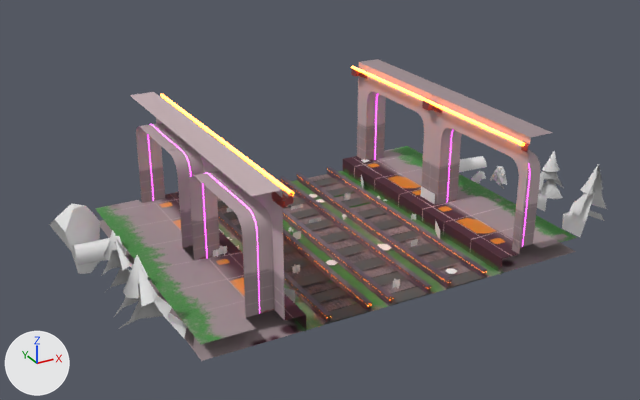
What one commit did to the glTF model public/models/roads/forestRoad.glb.
Camera for both pictures: a 50 mm camera at (-0.529, -0.934, 0.522) aimed at (-0.018, -0.004, 0.057). Lighting does not change. The marker at lower left points along +X, +Y and +Z. Where no turn or scale is listed for an object, it has been applied to the vertices. Vertices at the same position are counted once.
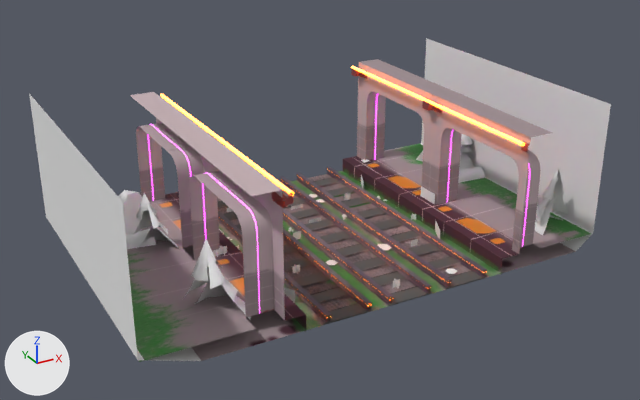
What differs and where, as boxes (x1, y1, x2, y2) in the pictures (640 x 400 px; the box of a moved part takes in the faces that stretch with it):
'Box183', reshaped: before (49, 59, 607, 361); after (118, 59, 591, 362)
'Object', added: after (29, 38, 611, 361)
    faces in mat_material__1093 (its picture is missing): (137, 38, 611, 361)
    faces in mat_material__1094 (its picture is missing): (29, 93, 138, 360)
    faces in mat_material__46 (picture img_image_3): (183, 171, 576, 361)
part 1 of me_box183, moved or reshaped (not visible afterwards): before (496, 172, 505, 185)
part 2 of me_box183, moved or reshaped: before (73, 236, 123, 265); after (126, 229, 156, 249)
part 3 of me_box183, moved or reshaped: before (49, 203, 100, 274); after (118, 190, 144, 234)
part 4 of me_box183, moved or reshaped: before (120, 297, 187, 338); after (195, 279, 251, 320)
part 5 of me_box183, moved or reshaped: before (113, 265, 172, 318); after (182, 249, 238, 301)
part 6 of me_box183, moved or reshaped: before (123, 255, 152, 298); after (192, 239, 222, 281)
part 7 of me_box183, moved or reshaped: before (105, 266, 131, 292); after (143, 226, 178, 247)
part 8 of me_box183, moved or reshaped: before (101, 242, 133, 276); after (133, 204, 168, 235)
part 9 of me_box183, moved or reshaped: before (104, 230, 127, 261); after (136, 193, 157, 220)
part 10 of me_box183, moved or reshaped: before (562, 191, 605, 237); after (534, 196, 563, 235)
part 11 of me_box183, moved or reshaped: before (570, 172, 607, 217); after (536, 177, 568, 222)
part 12 of me_box183, moved or reshaped: before (580, 164, 603, 194); after (541, 169, 565, 199)
part 13 of me_box183, moved or reshaped: before (537, 179, 563, 211); after (459, 152, 474, 170)
part 14 of me_box183, moved or reshaped: before (539, 170, 563, 190); after (460, 144, 473, 153)
part 15 of me_box183, moved or reshaped: before (542, 151, 559, 172); after (461, 134, 473, 145)
part 16 of me_box183, added: after (458, 166, 485, 183)
part 17 of me_box183, deleted: before (459, 156, 487, 172)
part 18 of me_box183, deleted: before (471, 171, 486, 184)
part 19 of me_box183, moved or reshaped: before (95, 146, 577, 361); after (127, 144, 591, 362)

What changed in the scene script:
```text
Change me_box183:
    remove me_box183.from_pydata(...)  # 1813 vertices, 2324 faces; spans x -0.336..0.345, y -0.195..0.195, z -0.026..0.164
    add me_box183.from_pydata(...)  # 1803 vertices, 2318 faces; spans x -0.328..0.295, y -0.195..0.195, z -0.026..0.164
    me_box183 part 1: the loose piece of 8 vertices spanning x 0.272..0.281, y -0.02..-0.004, z 0.016..0.032 is moved by (-0.035, 0.097, 0.0)
    me_box183 part 2: the loose piece of 24 vertices spanning x -0.324..-0.266, y 0.047..0.081, z -0.004..0.027 is moved by (0.042, 0.0, 0.0)
    me_box183 part 3: the loose piece of 14 vertices spanning x -0.336..-0.276, y 0.073..0.154, z -0.026..0.059 is moved by (0.072, 0.01, 0.0)
    me_box183 part 4: the loose piece of 11 vertices spanning x -0.324..-0.256, y -0.167..-0.095, z -0.001..0.057 is moved by (0.076, 0.0, 0.0)
    me_box183 part 5: the loose piece of 14 vertices spanning x -0.331..-0.271, y -0.156..-0.1, z 0.022..0.085 is moved by (0.076, 0.0, 0.0)
    me_box183 part 6: the loose piece of 16 vertices spanning x -0.318..-0.284, y -0.143..-0.112, z 0.052..0.094 is moved by (0.076, 0.0, 0.0)
    me_box183 part 7: the loose piece of 11 vertices spanning x -0.323..-0.265, y -0.065..-0.02, z 0.005..0.047 is moved by (0.065, 0.086, 0.0)
    me_box183 part 8: the loose piece of 12 vertices spanning x -0.318..-0.277, y -0.063..-0.024, z 0.028..0.075 is moved by (0.065, 0.086, 0.0)
    me_box183 part 9: the loose piece of 16 vertices spanning x -0.315..-0.288, y -0.052..-0.031, z 0.055..0.087 is moved by (0.065, 0.086, 0.0)
    me_box183 part 10: the loose piece of 11 vertices spanning x 0.27..0.345, y -0.183..-0.123, z -0.002..0.055 is moved by (-0.057, 0.012, 0.0)
    me_box183 part 11: the loose piece of 11 vertices spanning x 0.277..0.337, y -0.171..-0.132, z 0.02..0.082 is moved by (-0.057, 0.012, 0.0)
    me_box183 part 12: the loose piece of 14 vertices spanning x 0.292..0.327, y -0.169..-0.142, z 0.049..0.092 is moved by (-0.057, 0.012, 0.0)
    me_box183 part 13: the loose piece of 14 vertices spanning x 0.277..0.335, y -0.102..-0.048, z 0.005..0.045 is moved by (-0.04, 0.144, 0.0)
    me_box183 part 14: the loose piece of 15 vertices spanning x 0.284..0.328, y -0.089..-0.055, z 0.026..0.072 is moved by (-0.04, 0.144, 0.0)
    me_box183 part 15: the loose piece of 17 vertices spanning x 0.294..0.32, y -0.09..-0.067, z 0.053..0.085 is moved by (-0.04, 0.144, 0.0)
    me_box183 part 16: a new loose piece of 16 vertices spanning x 0.222..0.28, y 0.024..0.058, z 0.009..0.027, in mat_material__91 (white #e7e7e7)
    me_box183 part 17: the loose piece of 16 vertices spanning x 0.251..0.31, y 0.057..0.09, z 0.012..0.027 is deleted
    me_box183 part 18: the loose piece of 12 vertices spanning x 0.259..0.286, y 0.019..0.044, z -0.008..0.021 is deleted
    me_box183 part 19: 4 vertices moved from x -0.263..0.255, y -0.194..0.195, z 0.011 to x -0.328..0.279, y -0.194..0.195, z 0.011; 4 vertices removed from x -0.263..0.255, y -0.194..0.195, z -0.009; 12 vertices added at x 0.23..0.256, y 0.122..0.146, z -0.001..0.028
Add ob_object:
    ob_object = bpy.data.objects.new('Object', me_object)  # 12 vertices, 10 faces; spans x -0.329..0.282, y -0.194..0.195, z -0.009..0.186; in mat_material__46 (picture img_image_3), mat_material__1093 (its picture is missing), mat_material__1094 (its picture is missing)
    ob_object.location = (0.0, -0.001, 0.009)
```
